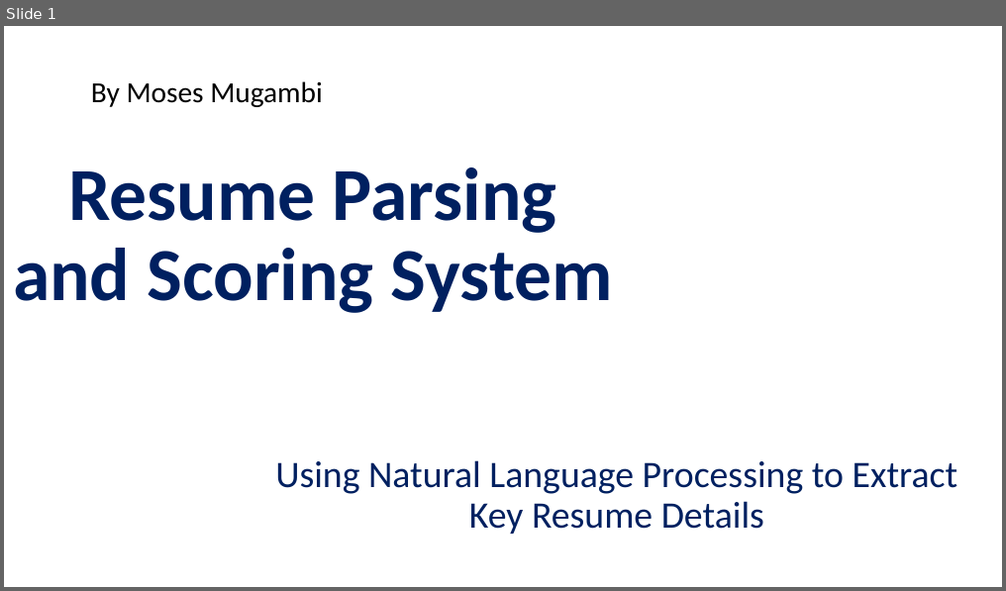
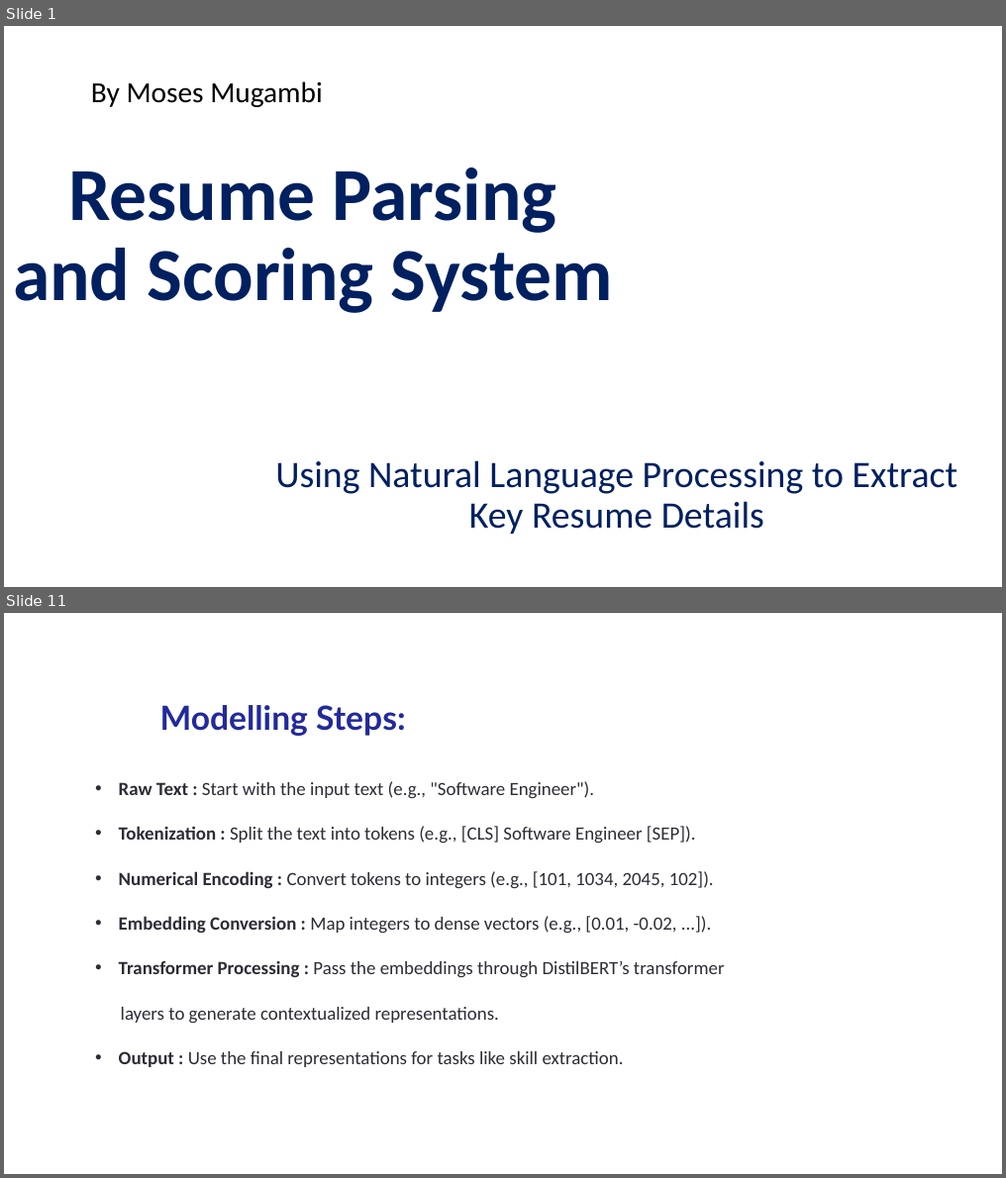
Before and after one commit to mk7890/Resume-Parsing-System, a slide deck: ResumeParserSystem_Presentation.pptx. Shown one above the other, each under a label of ours: slide 1 before the commit, slides 1 and 11 after it; the slides between them are not shown. The pictures are 1006x591 and 1006x1178 pixels, drawn with LibreOffice and Linux fonts; fonts in the diff are those of the drawing; background and template pictures are left out. Boxes give left, top, right and bottom in pixels: in the first picture for what was removed or moved away, otherwise in the second. Text is boxed around its words. In the diff, an @@ line names an element or a change of style, - is before the commit and + after.

```diff
--- a/ResumeParserSystem_Presentation.pptx
+++ b/ResumeParserSystem_Presentation.pptx
@@ slide 11 added at <box>4,613,1002,1174</box>, background picture (left out) @@
@@ text added at <box>160,705,406,736</box>, 32 pt, text #222A9C, bold @@
+Modelling Steps:
@@ text added at <box>119,781,725,1067</box>, 18 pt, text #2C2C36 @@
+• Raw Text : Start with the input text (e.g., "Software Engineer").
+• Tokenization : Split the text into tokens (e.g., [CLS] Software Engineer [SEP]).
+• Numerical Encoding : Convert tokens to integers (e.g., [101, 1034, 2045, 102]).
+• Embedding Conversion : Map integers to dense vectors (e.g., [0.01, -0.02, ...]).
+• Transformer Processing : Pass the embeddings through DistilBERT’s transformer
+layers to generate contextualized representations.
+• Output : Use the final representations for tasks like skill extraction.
```
Also in this commit, not shown: 9 slides changed, 15 other slides added, 10 slides removed.
